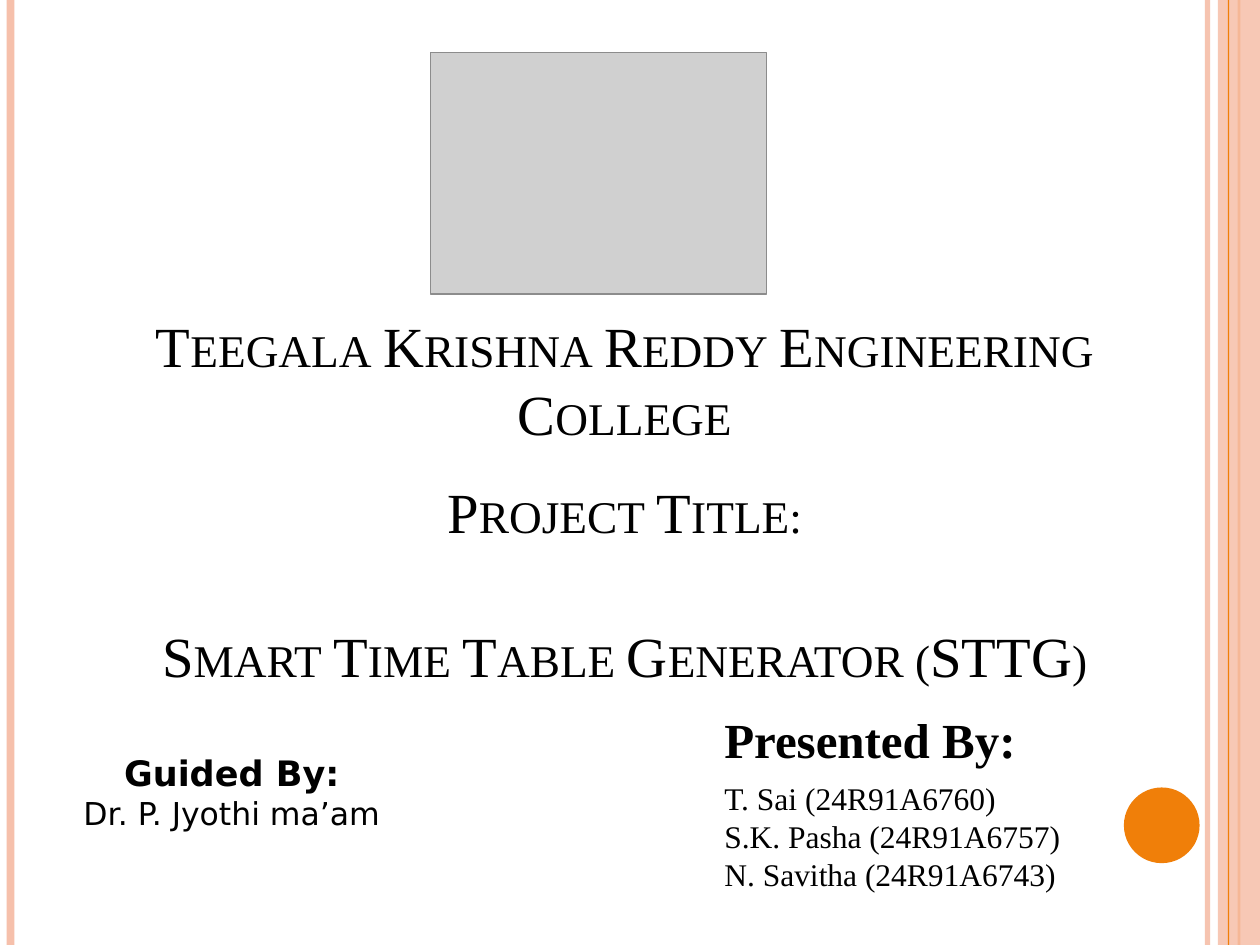
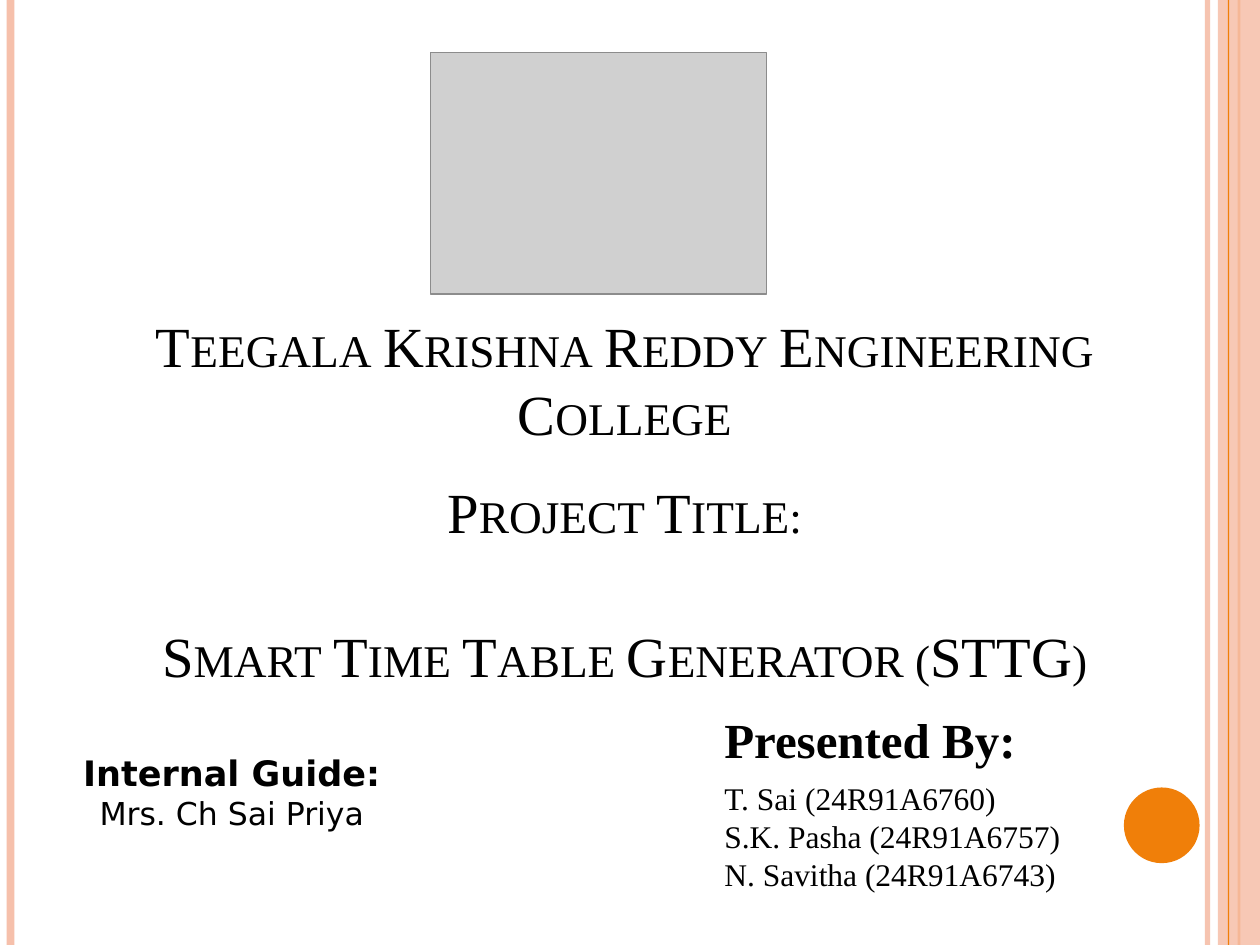
Before and after one commit to TanukuSai/Smart_Time_Table_Generator, a slide deck: slide 1 of STTG_Presentation.pptx. Drawn at 1260x945 pixels with LibreOffice and Linux fonts; fonts in the diff are those of the drawing; grey boxes stand for pictures. Boxes give left, top, right and bottom in pixels: in the first picture for what was removed or moved away, otherwise in the second. Text is boxed around its words. In the diff, an @@ line names an element or a change of style, - is before the commit and + after.

```diff
--- a/STTG_Presentation.pptx
+++ b/STTG_Presentation.pptx
@@ text at (83,759,380,832): text changed; size 18 to 20 pt; bold on @@
-Guided By:
-Dr. P. Jyothi ma’am
+Internal Guide:
+Mrs. Ch Sai Priya
```
Also in this commit, not shown: 1 other slide changed, 1 slide added, 43 other files.
